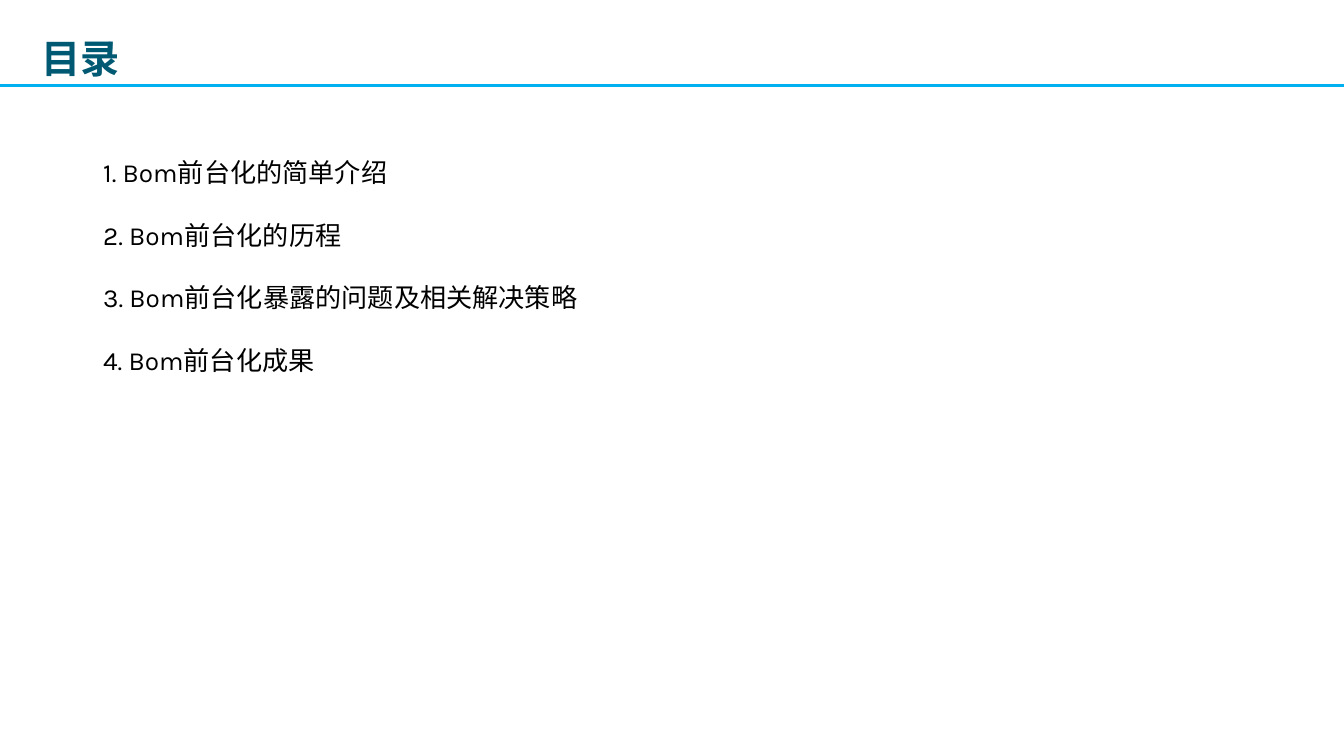
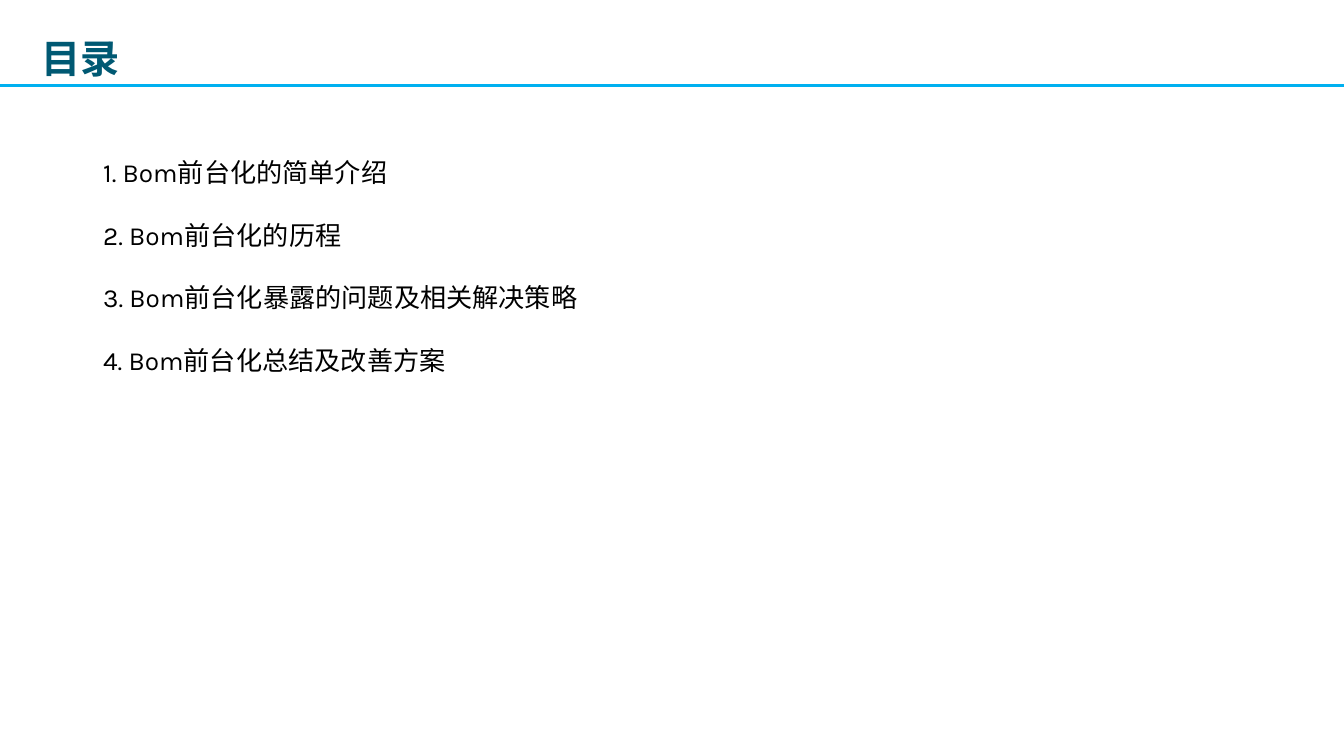
Before and after one commit to lbb1/lbb1.github.io, a slide deck: slide 2 of doc/2019-10-22 bom项目前端开发的收获.pptx. Drawn at 1344x756 pixels with LibreOffice and Linux fonts; fonts in the diff are those of the drawing; background and template pictures are left out. Boxes give left, top, right and bottom in pixels: in the first picture for what was removed or moved away, otherwise in the second. Text is boxed around its words. In the diff, an @@ line names an element or a change of style, - is before the commit and + after.

Commit message:
ppt

```diff
--- a/doc/2019-10-22 bom项目前端开发的收获.pptx
+++ b/doc/2019-10-22 bom项目前端开发的收获.pptx
@@ text at box(103, 348, 446, 372): text changed @@
-4. Bom前台化成果
+4. Bom前台化总结及改善方案
```
Also in this commit, not shown: 8 slides added, 1 slide removed, 1 other file.
